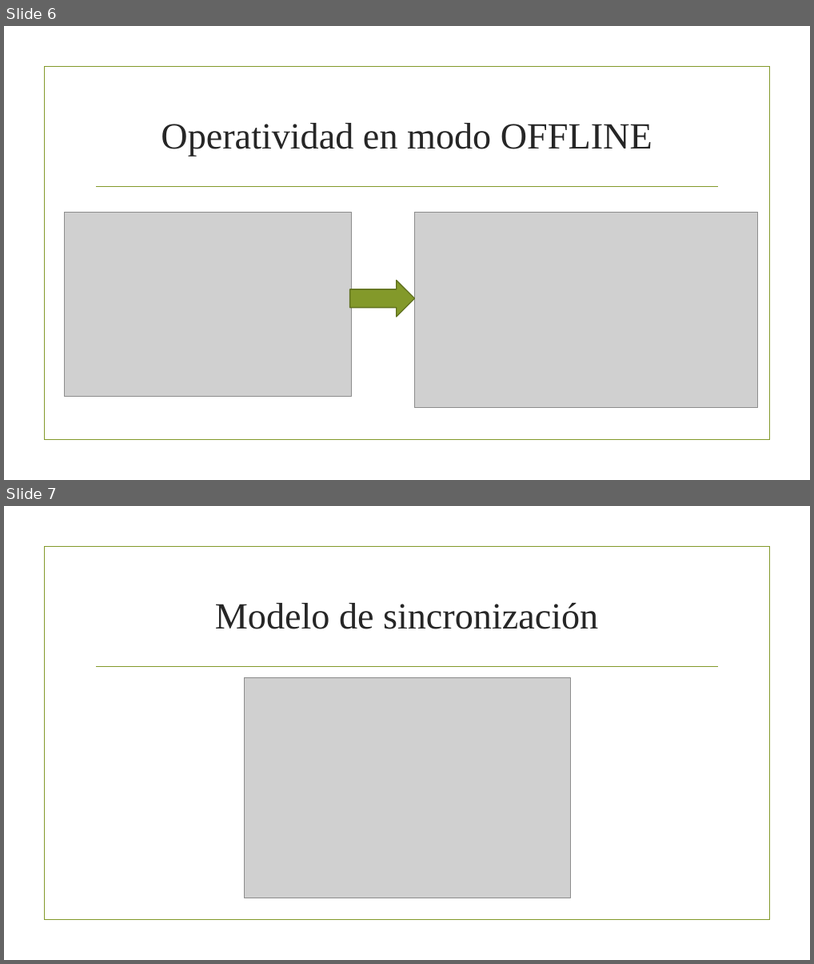
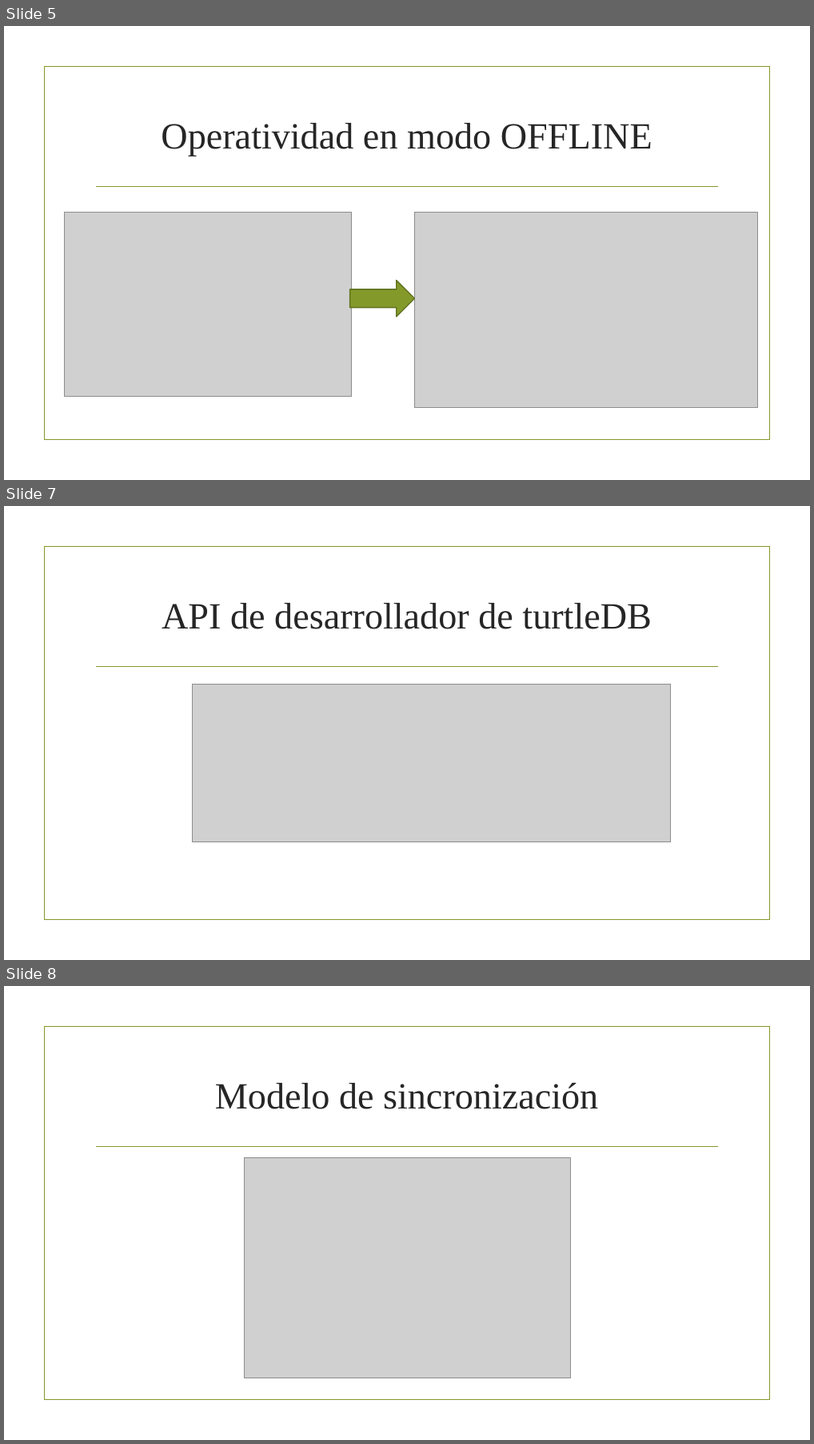
Before and after one commit to karin-romero/WT-Project, a slide deck: group6/Voto_Presentacion.pptx. Shown one above the other, each under a label of ours: slides 6 and 7 before the commit, slides 5, 7 and 8 after it; the slides between them are not shown. The pictures are 814x964 and 814x1444 pixels, drawn with LibreOffice and Linux fonts; fonts in the diff are those of the drawing; grey boxes stand for pictures; background and template pictures are left out. Boxes give left, top, right and bottom in pixels: in the first picture for what was removed or moved away, otherwise in the second. Text is boxed around its words. In the diff, an @@ line names an element or a change of style, - is before the commit and + after.

```diff
--- a/group6/Voto_Presentacion.pptx
+++ b/group6/Voto_Presentacion.pptx
@@ slide 7 added at box(4, 506, 810, 960), background picture (left out); not listed: 2 template elements that a slide beside it also shows @@
@@ title added at box(162, 603, 651, 629), 44 pt, text #262626 @@
+API de desarrollador de turtleDB
@@ picture added at box(192, 684, 671, 841) @@
@@ what was slide 6 is now slide 5 @@
@@ what was slide 7 is now slide 8 @@
```
Also in this commit, not shown: 2 other slides added, 1 slide removed.
